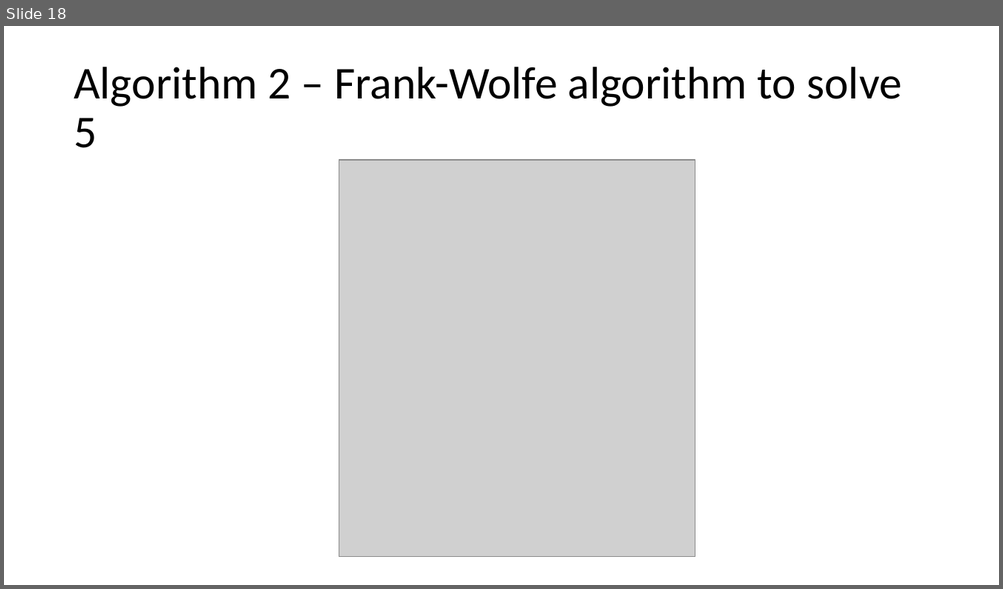
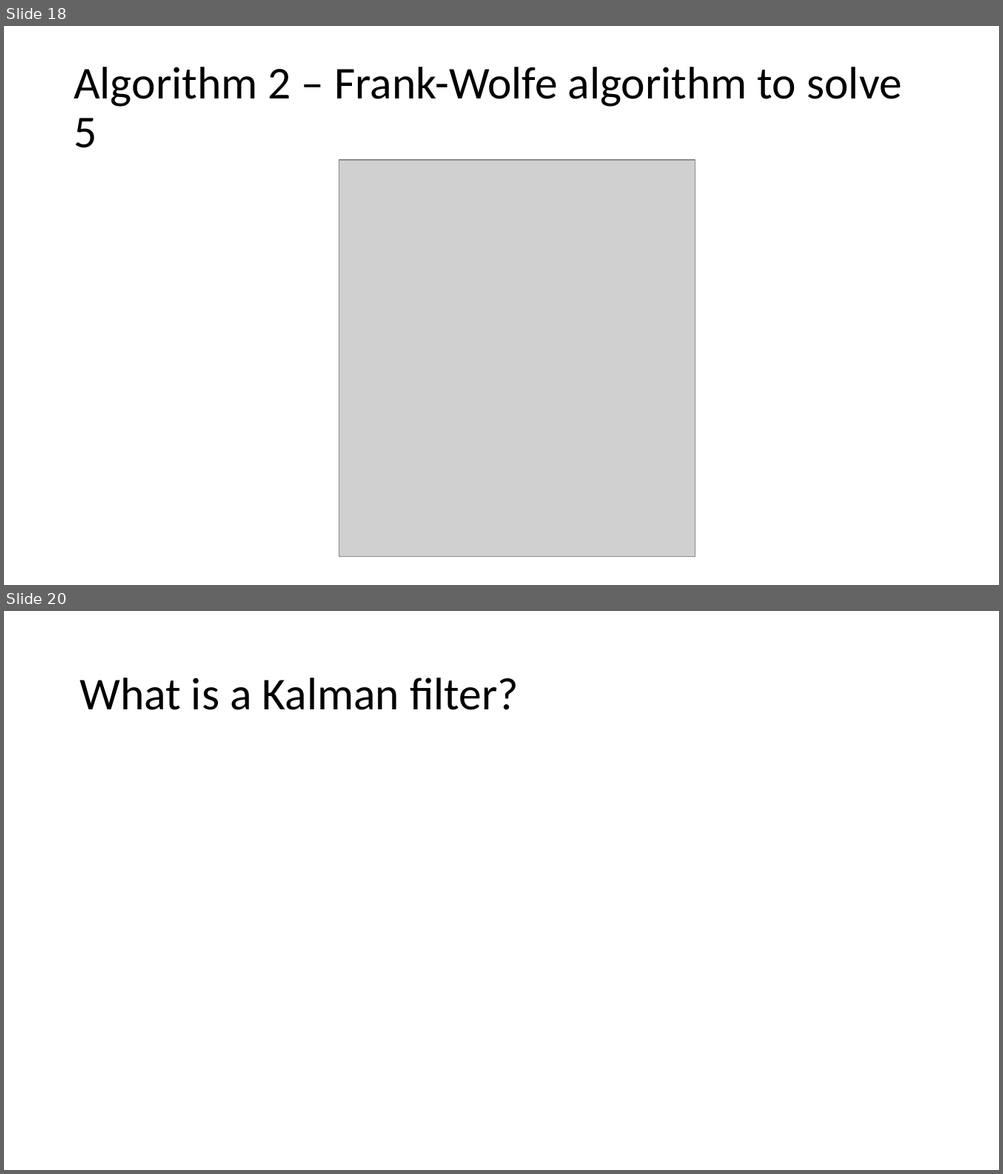
Before and after one commit to OriMeiraz/OptimizationProject, a slide deck: presentation.pptx. Shown one above the other, each under a label of ours: slide 18 before the commit, slides 18 and 20 after it; the slides between them are not shown. The pictures are 1003x589 and 1003x1174 pixels, drawn with LibreOffice and Linux fonts; fonts in the diff are those of the drawing; grey boxes stand for pictures. Boxes give left, top, right and bottom in pixels: in the first picture for what was removed or moved away, otherwise in the second. Text is boxed around its words. In the diff, an @@ line names an element or a change of style, - is before the commit and + after.

```diff
--- a/presentation.pptx
+++ b/presentation.pptx
@@ slide 20 added at (4, 611, 999, 1170), background #FFFFFF @@
@@ title added at (79, 678, 518, 710), 44 pt, text #000000 @@
+What is a Kalman filter?
```
Also in this commit, not shown: 2 other slides added, 2 slides removed.
